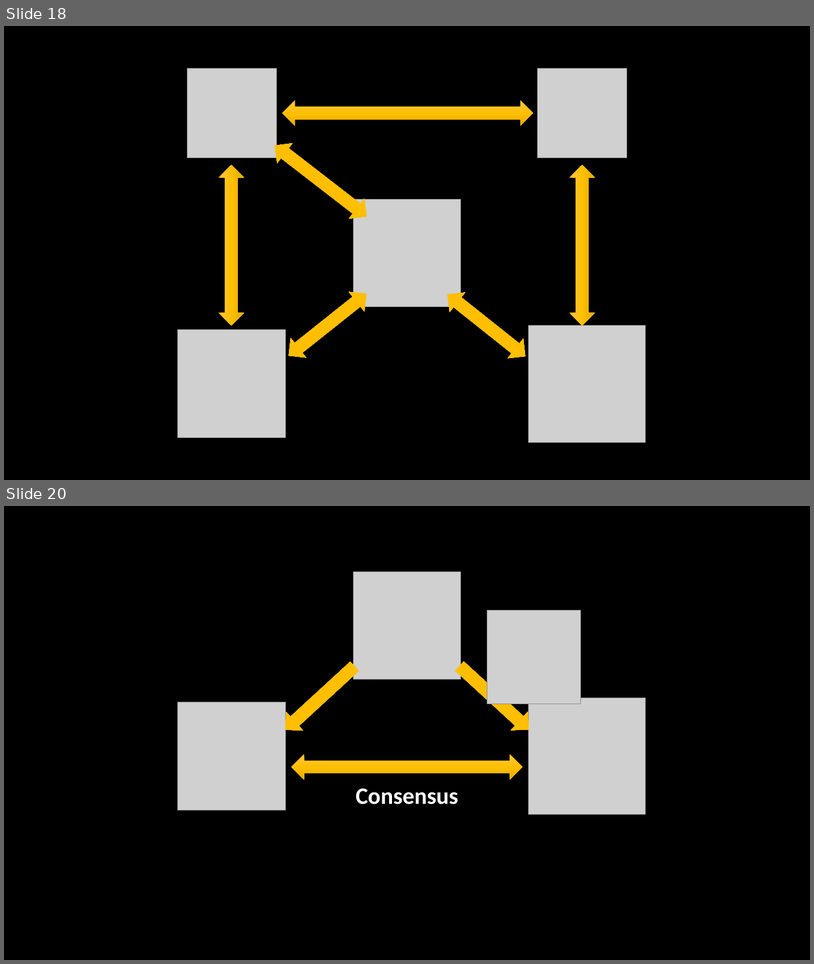
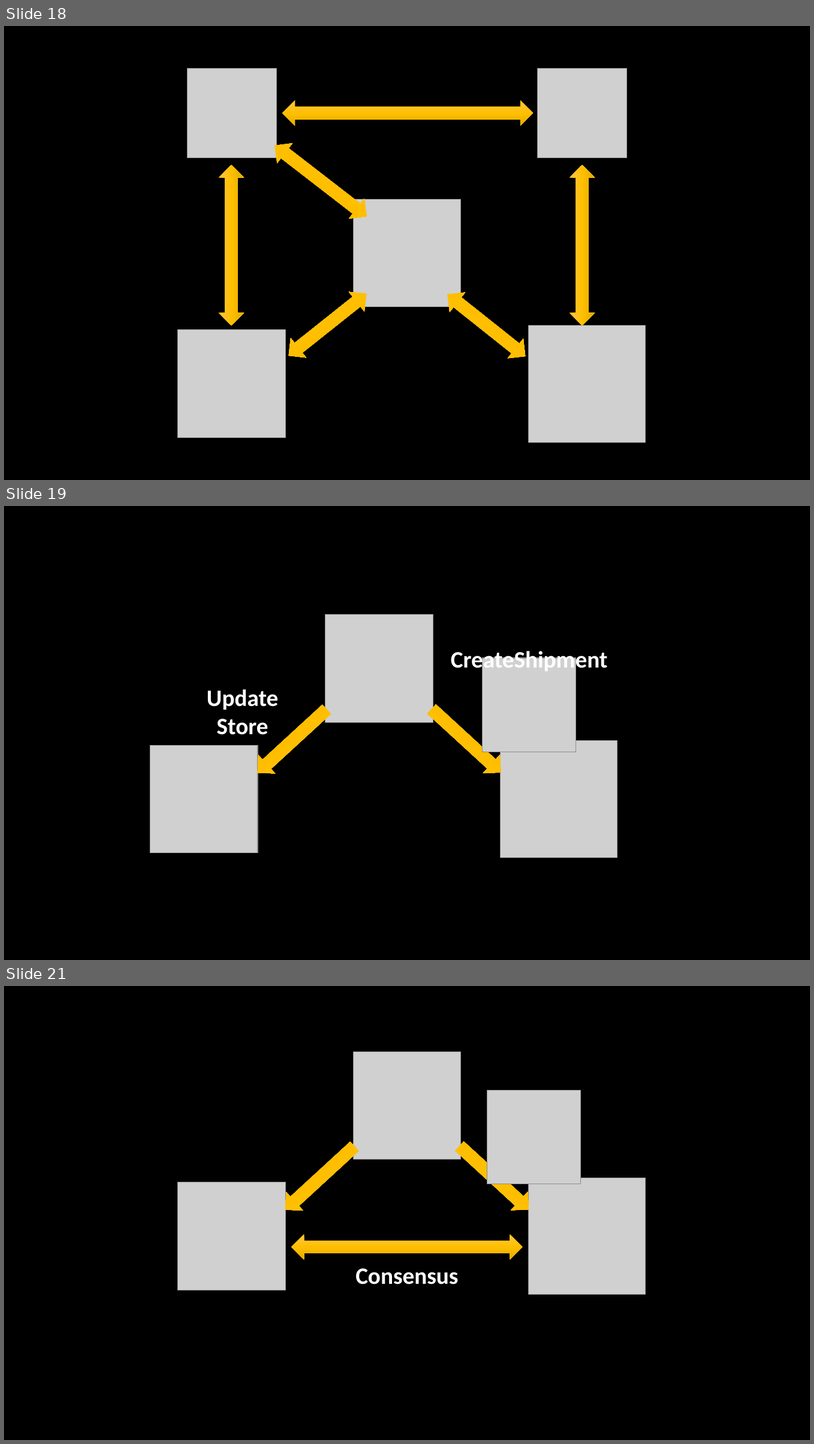
Before and after one commit to SzymonPobiega/EventDrivenServices, a slide deck: docs/images.pptx. Shown one above the other, each under a label of ours: slides 18 and 20 before the commit, slides 18, 19 and 21 after it; the slides between them are not shown. The pictures are 814x964 and 814x1444 pixels, drawn with LibreOffice and Linux fonts; fonts in the diff are those of the drawing; grey boxes stand for pictures. Boxes give left, top, right and bottom in pixels: in the first picture for what was removed or moved away, otherwise in the second. Text is boxed around its words. In the diff, an @@ line names an element or a change of style, - is before the commit and + after.

```diff
--- a/docs/images.pptx
+++ b/docs/images.pptx
@@ slide 19 added at (4, 506, 810, 960), background #000000 @@
@@ picture added at (325, 614, 433, 722) @@
@@ text added at (451, 648, 608, 673), 28 pt, text #FFFFFF, bold @@
+CreateShipment
@@ picture added at (483, 658, 576, 751) @@
@@ text added at (207, 689, 278, 735), 28 pt, text #FFFFFF, bold @@
+Update Store
@@ right arrow added at (249, 700, 335, 782), fill gradient #FFC64B to #FFC000 to #E3AB00, outline #FFC000 0.5 pt @@
@@ right arrow added at (423, 700, 509, 781), fill gradient #FFC64B to #FFC000 to #E3AB00, outline #FFC000 0.5 pt @@
@@ picture added at (150, 745, 258, 853) @@
@@ picture added at (501, 741, 617, 858) @@
@@ what was slide 20 is now slide 21 @@
```
Also in this commit, not shown: 5 slides changed, 3 other slides added, 2 slides removed, 17 other files.
